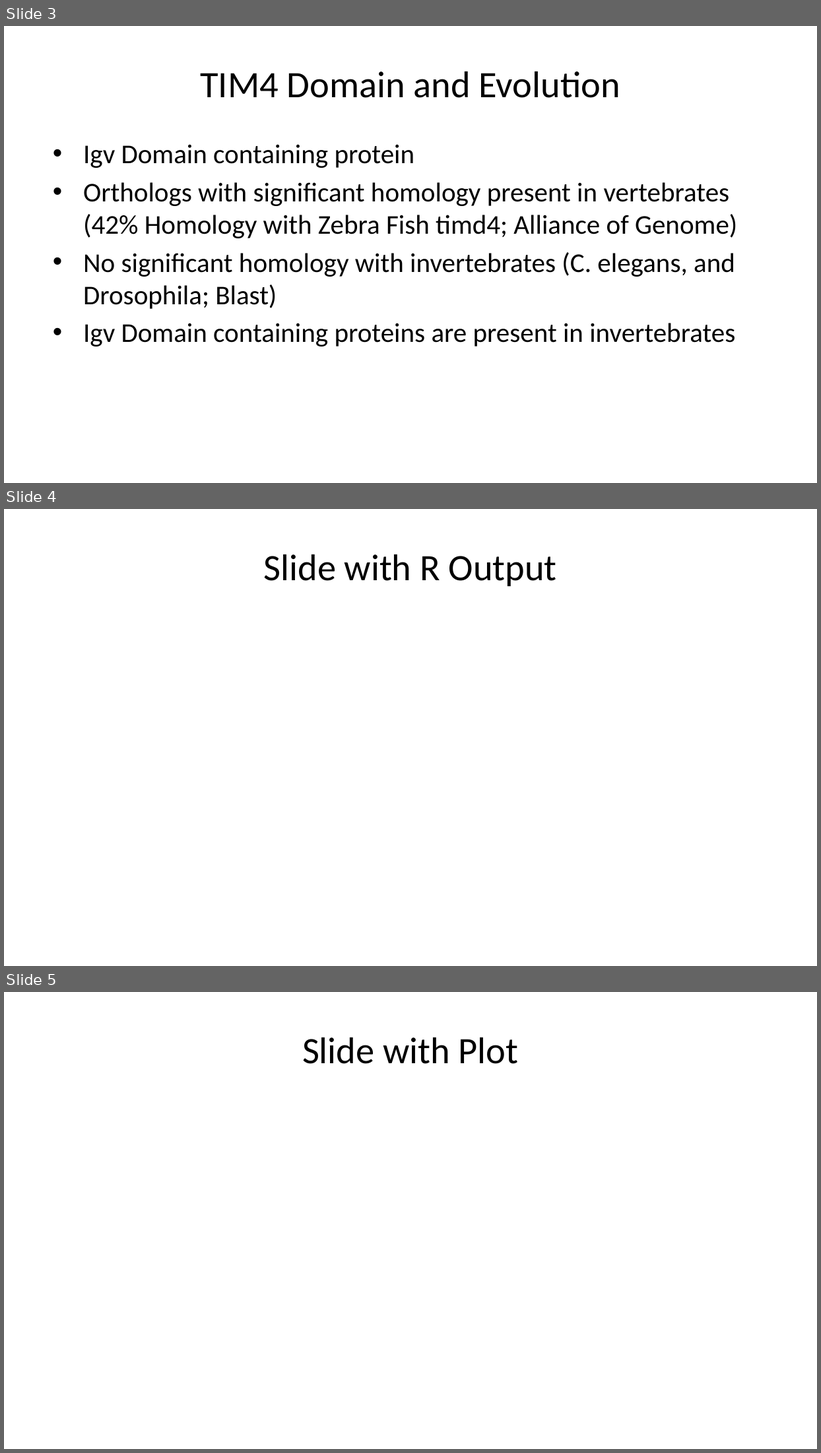
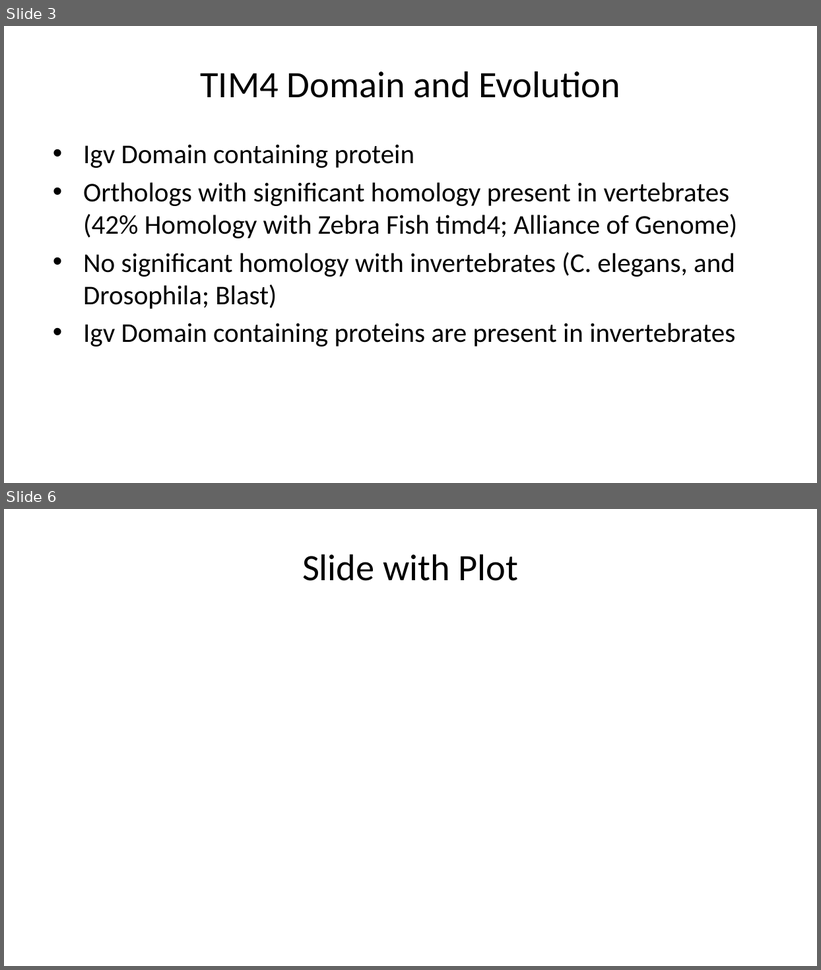
Before and after one commit to Git-with-Ahmed/TIMs-Evolution, a slide deck: Powerpoint-Markdown.pptx. Shown one above the other, each under a label of ours: slides 3, 4 and 5 before the commit, slides 3 and 6 after it; the slides between them are not shown. The pictures are 821x1453 and 821x970 pixels, drawn with LibreOffice and Linux fonts; fonts in the diff are those of the drawing. Boxes give left, top, right and bottom in pixels: in the first picture for what was removed or moved away, otherwise in the second. Text is boxed around its words. In the diff, an @@ line names an element or a change of style, - is before the commit and + after.

```diff
--- a/Powerpoint-Markdown.pptx
+++ b/Powerpoint-Markdown.pptx
@@ slide 4 removed at [4, 509, 817, 966], background #FFFFFF @@
@@ title removed at [264, 554, 557, 586] @@
-Slide with R Output
@@ what was slide 5 is now slide 6 @@
```
Also in this commit, not shown: 2 slides added, 4 other files.
